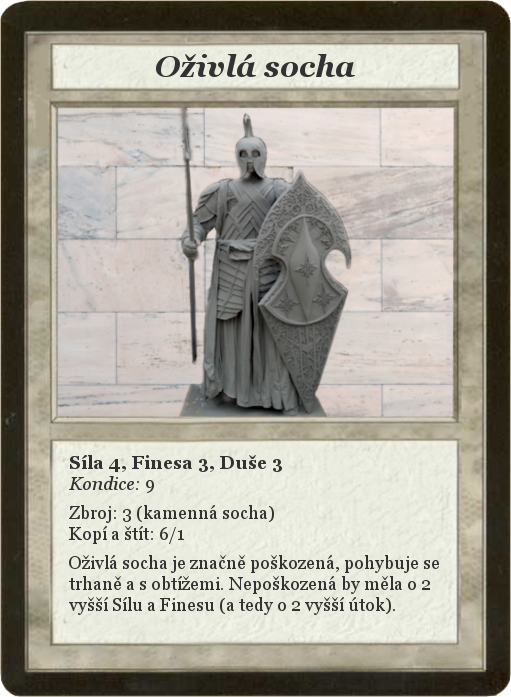
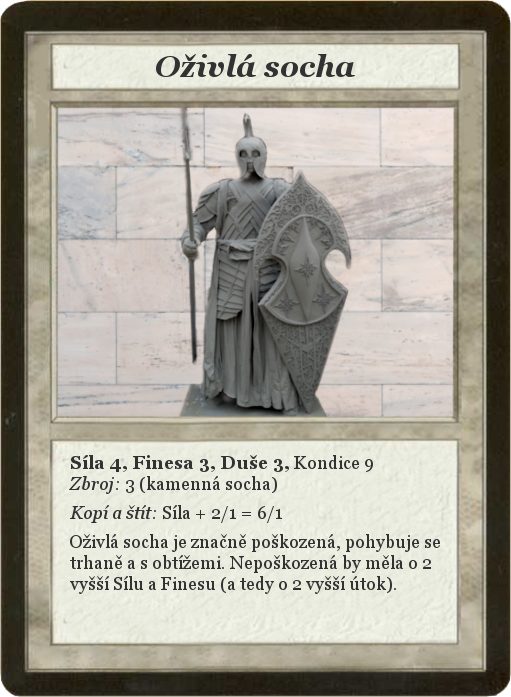
Two versions of the same layered image (511×697). Layer-by-layer changes:
renamed "Síla 4, Finesa 3, Duše 3 ..." to "Síla 4, Finesa 3, Duše 3, Kond...", painted on it over [69, 455, 440, 615]
